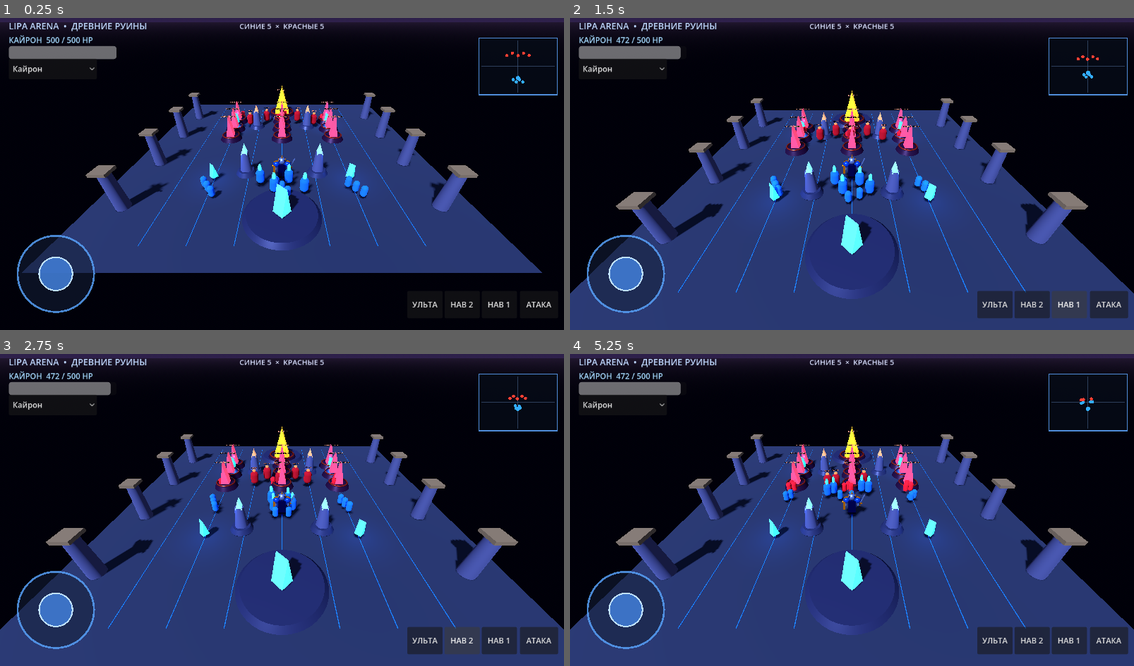
Above: before the commit, frames 1-4 (two rows, left to right).
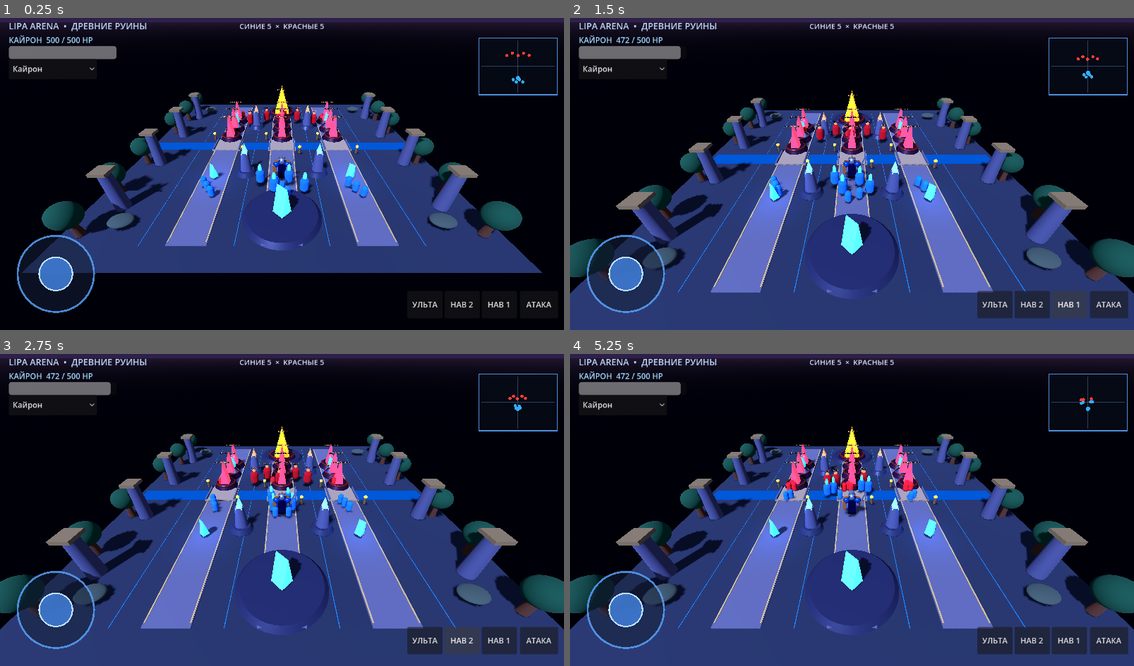
Above: after the commit, the same moments.

Repository: soldatovaveronika03-oss/Lipa-Arena
Game: Godot game, scene res://scenes/main.tscn
Same seed, same stepped clock (60 frames per second), same inputs: the game is played once before the commit and once after it.
Inputs (mouse positions are in pixels of both pictures, inside the frame that each line leads up to):
- Up to frame 1 (0.25 s): no input
- Up to frame 2 (1.5 s): click "АТАКА" at 0.5 s; click "НАВ 1" at 1.25 s
- Up to frame 3 (2.75 s): click "НАВ 2" at 2 s
- Up to frame 4 (5.25 s): click "УЛЬТА" at 2.75 s; click "Кайрон" at 3.5 s; drag from (626, 609) to (908, 438) at 4.27 s; tap Enter at 5 s; drag from (739, 522) to (823, 572) at 5.02 s

The runs differ from the first frame. In frame 1, 8.2% of the frame differs, in the area x 7-93%, y 23-74%; in frame 2, 12%; in frame 3, 12%; in frame 4, 12%, in the area x 0-100%, y 25-89%.

Commit message:
Improve Lipa Arena battlefield with stone lanes, river bridges and jungle details

Diff:
--- a/scripts/main.gd
+++ b/scripts/main.gd
@@ -107,6 +107,11 @@
 	for p in [Vector3(-7, 0, -7), Vector3(7, 0, -7), Vector3(-7, 0, 7), Vector3(7, 0, 7)]:
 		_create_crystal(p)
 
+	_create_lane_paths()
+	_create_river_and_bridges()
+	_create_forest_border()
+	_create_lane_lamps()
+
 func _create_base(pos: Vector3, glow: Color) -> void:
 	var platform := MeshInstance3D.new()
 	var cyl := CylinderMesh.new()
@@ -417,3 +422,116 @@
 	message.add_theme_font_size_override("font_size", 42)
 	message.add_theme_color_override("font_color", Color(1.0, 0.28, 0.2))
 	get_node("CanvasLayer").add_child(message)
+
+
+func _create_lane_paths() -> void:
+	# Three broad stone roads, kept clear for minions and heroes.
+	for lane_x in [-7.0, 0.0, 7.0]:
+		var road := MeshInstance3D.new()
+		var road_mesh := BoxMesh.new()
+		road_mesh.size = Vector3(3.0, 0.10, 30.0)
+		road.mesh = road_mesh
+		road.position = Vector3(lane_x, -0.035, 0.0)
+		road.material_override = _mat(Color(0.30, 0.31, 0.38), 0.18, 0.88)
+		add_child(road)
+		for side in [-1.0, 1.0]:
+			var edge := MeshInstance3D.new()
+			var edge_mesh := BoxMesh.new()
+			edge_mesh.size = Vector3(0.10, 0.035, 29.5)
+			edge.mesh = edge_mesh
+			edge.position = Vector3(lane_x + side * 1.42, 0.035, 0.0)
+			edge.material_override = _mat(Color(0.62, 0.53, 0.34), 0.25, 0.65)
+			add_child(edge)
+
+func _create_river_and_bridges() -> void:
+	# A shallow decorative river crosses the arena; bridges align with all three lanes.
+	var river := MeshInstance3D.new()
+	var river_mesh := BoxMesh.new()
+	river_mesh.size = Vector3(33.0, 0.045, 2.0)
+	river.mesh = river_mesh
+	river.position = Vector3(0.0, -0.075, 0.0)
+	var water := _mat(Color(0.035, 0.30, 0.48, 0.92), 0.35, 0.20)
+	water.emission_enabled = true
+	water.emission = Color(0.015, 0.12, 0.22)
+	water.emission_energy_multiplier = 0.45
+	river.material_override = water
+	add_child(river)
+
+	for lane_x in [-7.0, 0.0, 7.0]:
+		var bridge := MeshInstance3D.new()
+		var bridge_mesh := BoxMesh.new()
+		bridge_mesh.size = Vector3(3.45, 0.20, 2.75)
+		bridge.mesh = bridge_mesh
+		bridge.position = Vector3(lane_x, 0.045, 0.0)
+		bridge.material_override = _mat(Color(0.48, 0.43, 0.36), 0.12, 0.92)
+		add_child(bridge)
+		for side in [-1.0, 1.0]:
+			var rail := MeshInstance3D.new()
+			var rail_mesh := BoxMesh.new()
+			rail_mesh.size = Vector3(0.16, 0.28, 2.65)
+			rail.mesh = rail_mesh
+			rail.position = Vector3(lane_x + side * 1.58, 0.22, 0.0)
+			rail.material_override = _mat(Color(0.34, 0.37, 0.46), 0.45, 0.55)
+			add_child(rail)
+
+func _create_forest_border() -> void:
+	# Decorative trees stay outside the three combat roads.
+	for side in [-1.0, 1.0]:
+		for z in [-14.0, -9.0, -4.0, 4.0, 9.0, 14.0]:
+			var trunk := MeshInstance3D.new()
+			var trunk_mesh := CylinderMesh.new()
+			trunk_mesh.top_radius = 0.20
+			trunk_mesh.bottom_radius = 0.34
+			trunk_mesh.height = 1.65
+			trunk.mesh = trunk_mesh
+			trunk.position = Vector3(side * 15.4, 0.78, z)
+			trunk.material_override = _mat(Color(0.24, 0.15, 0.10), 0.0, 1.0)
+			add_child(trunk)
+
+			var crown := MeshInstance3D.new()
+			var crown_mesh := SphereMesh.new()
+			crown_mesh.radius = 1.05
+			crown_mesh.height = 2.0
+			crown.mesh = crown_mesh
+			crown.position = Vector3(side * 15.4, 2.05, z)
+			crown.material_override = _mat(Color(0.055, 0.22, 0.15), 0.0, 0.95)
+			add_child(crown)
+
+	# Small mossy rocks add shape to the outer jungle.
+	for p in [Vector3(-12.8, 0.0, -13.0), Vector3(12.8, 0.0, -13.0), Vector3(-12.8, 0.0, 13.0), Vector3(12.8, 0.0, 13.0)]:
+		var rock := MeshInstance3D.new()
+		var rock_mesh := SphereMesh.new()
+		rock_mesh.radius = 0.75
+		rock_mesh.height = 0.85
+		rock.mesh = rock_mesh
+		rock.position = p + Vector3(0.0, 0.38, 0.0)
+		rock.scale = Vector3(1.35, 0.72, 1.0)
+		rock.material_override = _mat(Color(0.20, 0.25, 0.22), 0.05, 1.0)
+		add_child(rock)
+
+func _create_lane_lamps() -> void:
+	# Warm lights mark the approaches to the river bridges.
+	for lane_x in [-7.0, 0.0, 7.0]:
+		for side in [-1.0, 1.0]:
+			var lamp := MeshInstance3D.new()
+			var lamp_mesh := CylinderMesh.new()
+			lamp_mesh.top_radius = 0.10
+			lamp_mesh.bottom_radius = 0.16
+			lamp_mesh.height = 0.75
+			lamp.mesh = lamp_mesh
+			lamp.position = Vector3(lane_x + side * 2.15, 0.38, side * 1.85)
+			lamp.material_override = _mat(Color(0.38, 0.31, 0.22), 0.35, 0.55)
+			add_child(lamp)
+
+			var flame := MeshInstance3D.new()
+			var flame_mesh := SphereMesh.new()
+			flame_mesh.radius = 0.20
+			flame_mesh.height = 0.38
+			flame.mesh = flame_mesh
+			flame.position = lamp.position + Vector3(0.0, 0.48, 0.0)
+			var glow := _mat(Color(1.0, 0.58, 0.20), 0.0, 0.25)
+			glow.emission_enabled = true
+			glow.emission = Color(1.0, 0.28, 0.06)
+			glow.emission_energy_multiplier = 1.4
+			flame.material_override = glow
+			add_child(flame)
